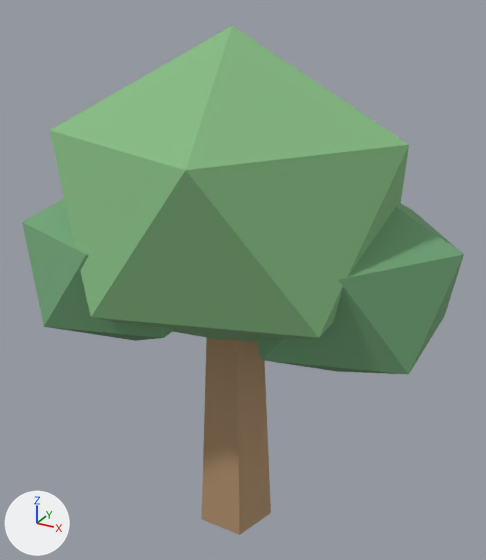
Before and after pictures for a commit that changed the FBX model unity/Assets/Art/Models/oak.fbx.
Before and after are seen from a 50 mm camera at (0.504, -0.886, 0.928) aimed at (0.009, 0.015, 0.478). Lighting does not change. The marker at lower left points along +X, +Y and +Z. The picture after the commit comes second. Where no turn or scale is listed for an object, it has been applied to the vertices.

In view in the first picture: 'oak'.
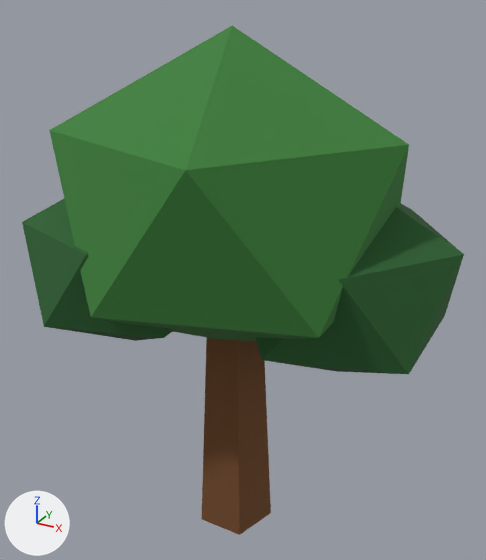
Location of each change, [x1, y1, x2, y2] in pixels of the pictures (486 x 560 px):
'oak', recoloured (darker)
    both: [22, 26, 464, 535]

Patch to the scene script:
```diff
--- a/unity/Assets/Art/Models/oak.fbx.py
+++ b/unity/Assets/Art/Models/oak.fbx.py
@@ mat_ev_wood @@
 mat_ev_wood = principled_material('EV_wood')
-mat_ev_wood.base_color = (0.45, 0.29, 0.16)  # brown #b3936f
+mat_ev_wood.base_color = (0.171, 0.0684, 0.022)  # brown #734a29
 mat_ev_wood.roughness = 1.0
@@ mat_ev_leaf @@
 mat_ev_leaf = principled_material('EV_leaf')
-mat_ev_leaf.base_color = (0.24, 0.5, 0.23)  # green #86bc84
+mat_ev_leaf.base_color = (0.047, 0.214, 0.0432)  # green #3d7f3b
 mat_ev_leaf.roughness = 1.0
@@ mat_ev_leaf_dark @@
 mat_ev_leaf_dark = principled_material('EV_leaf_dark')
-mat_ev_leaf_dark.base_color = (0.17, 0.38, 0.19)  # green #73a679
+mat_ev_leaf_dark.base_color = (0.0245, 0.119, 0.0301)  # dark green #2b6130
 mat_ev_leaf_dark.roughness = 1.0
```
